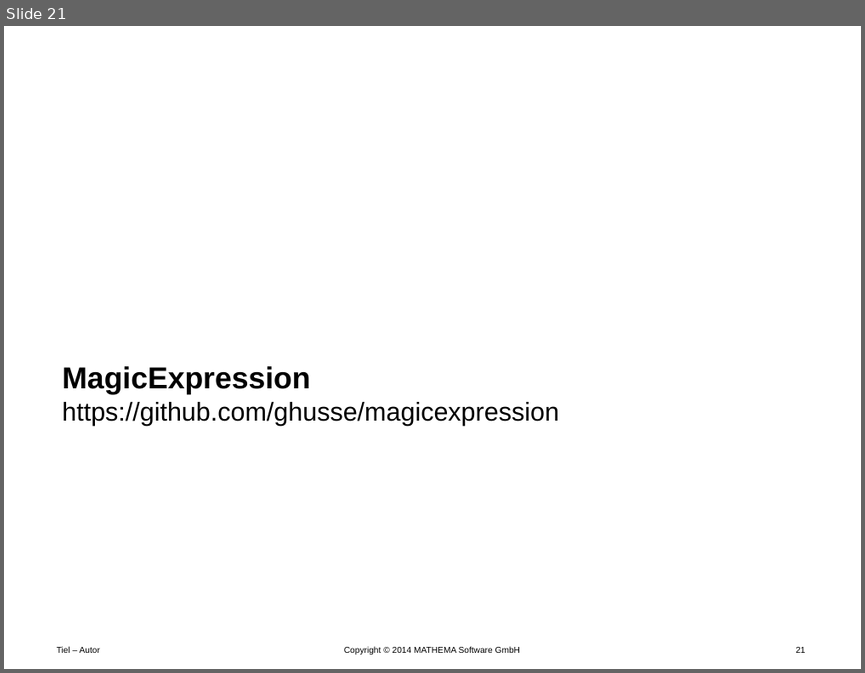
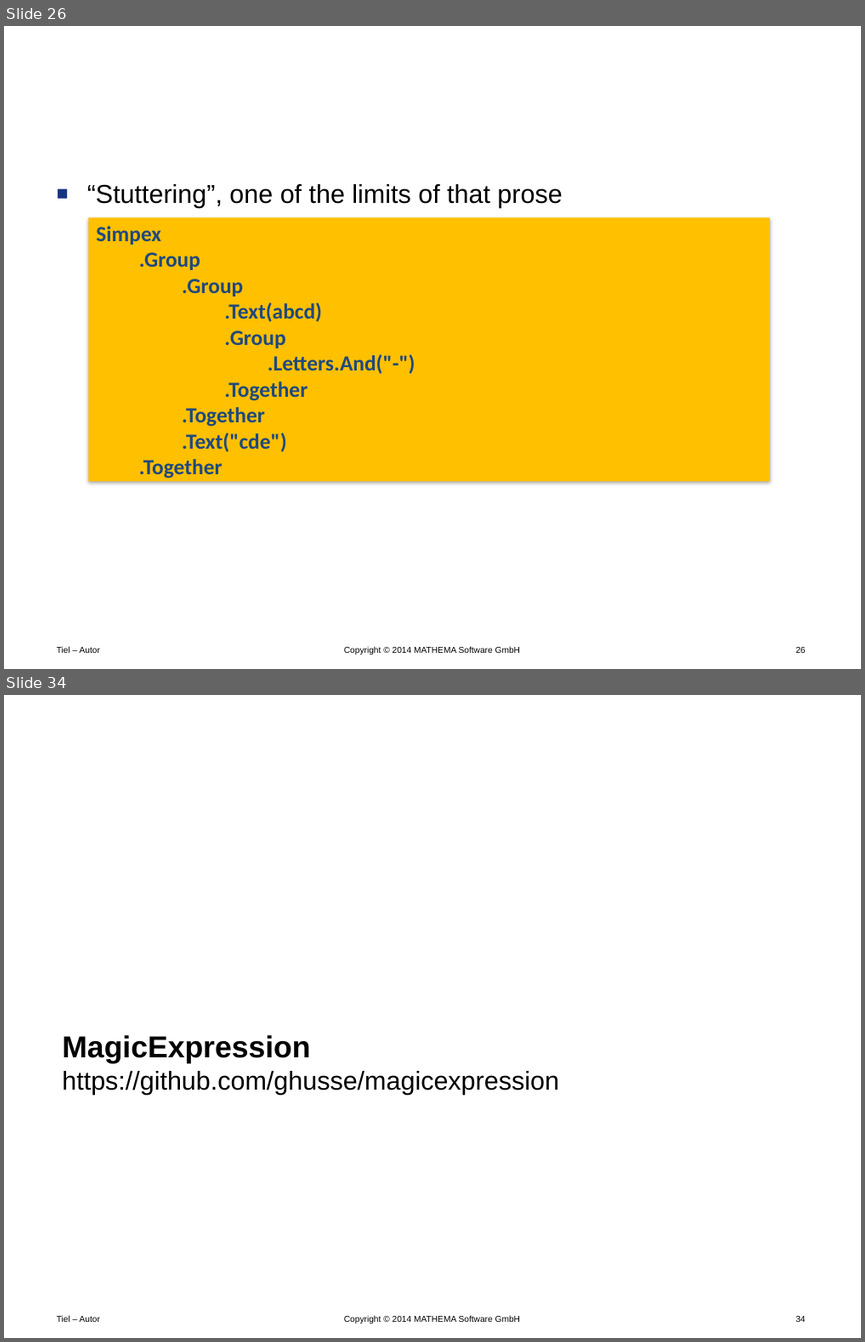
Before and after one commit to Timothep/Talk.LostInTranslation, a slide deck: LostInTranslation.pptx. Shown one above the other, each under a label of ours: slide 21 before the commit, slides 26 and 34 after it; the slides between them are not shown. The pictures are 865x673 and 865x1342 pixels, drawn with LibreOffice and Linux fonts; fonts in the diff are those of the drawing; background and template pictures are left out. Boxes give left, top, right and bottom in pixels: in the first picture for what was removed or moved away, otherwise in the second. Text is boxed around its words. In the diff, an @@ line names an element or a change of style, - is before the commit and + after.

```diff
--- a/LostInTranslation.pptx
+++ b/LostInTranslation.pptx
@@ slide 26 added at (4,26,861,669), background #FFFFFF; not listed: 3 template elements that a slide beside it also shows @@
@@ title added at (250,63,806,107), 24 pt, text #FFFFFF, bold @@
+Critics: Stuttering
@@ text added at (87,184,562,208), 24 pt, text #000000 @@
+■ “Stuttering”, one of the limits of that prose
@@ rectangle added at (89,218,770,482), fill #FFC000, 20 pt, text #1F497D, bold @@
+Simpex
+.Group
+.Group
+.Text(abcd)
+.Group
+.Letters.And("-")
+.Together
+.Together
+.Text("cde")
+.Together
@@ what was slide 21 is now slide 34 @@
@@ page number at (795,1315,805,1321): text changed @@
-21
+34
```
Also in this commit, not shown: 1 slide changed, 17 other slides added, 4 slides removed.
